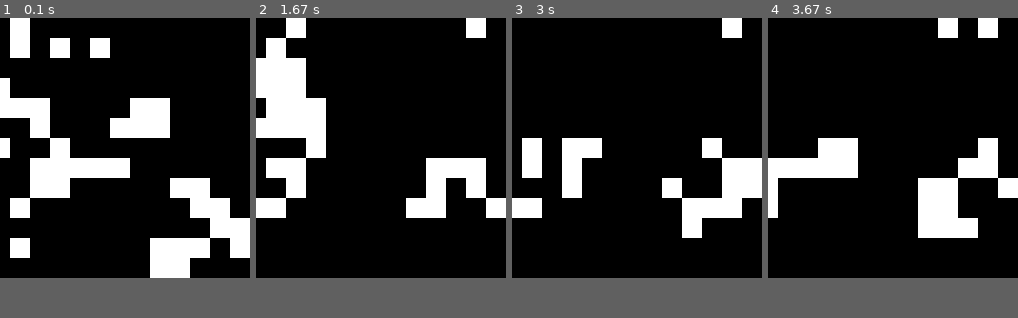
Above: before the commit, frames 1-4 (left to right).
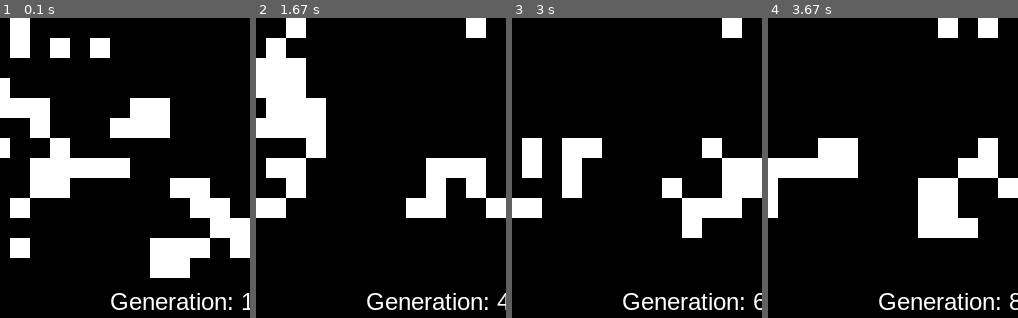
Above: after the commit, the same moments.

Repository: aaronw4/Game-of-Life
Game: pygame game, started from pyGame..py
Same seed, same stepped clock (60 frames per second), same inputs: the game is played once before the commit and once after it.
Inputs:
- Up to frame 1 (0.1 s): no input
- Up to frame 2 (1.67 s): no input
- Up to frame 3 (3 s): no input
- Up to frame 4 (3.67 s): no input
The pictures show only the part of the screen within x 50-100%, y 40-90%; the shares and areas given below are measured in that part.
In our replay, the window is 500x500 before the commit and 500x600 after it. These sizes can differ from the game's own. Grey fills any space a smaller window leaves; there, only what the larger window draws over its background counts as a difference.

The runs differ from the first frame. In frame 1, 1.2% of the frame differs, in the area x 44-100%, y 91-98%; in frame 2, 1.2%; in frame 3, 1.2%; in frame 4, 1.2%.

Commit message:
Added generation count

Diff:
--- a/pyGame..py
+++ b/pyGame..py
@@ -1,7 +1,7 @@
 import sys, pygame, random, time
 import pygame.draw
 
-size = width, height = 500, 500
+size = width, height = 500, 600
 #Cell is 20x20 giving a 25x25 grid
 dead_color = 0, 0, 0
 #black
@@ -10,7 +10,9 @@
 
 class Game:
     def __init__(self):
+        self.count = 0
         pygame.init()
+        pygame.display.set_caption("Conway's Game of Life")
         self.screen = pygame.display.set_mode(size)
         #opens window 500x500
         self.clear_screen()
@@ -31,11 +33,11 @@
                 row = [0] * 25
                 grid.append(row)
             return grid
-            #grid will be 25x25
+            #creates grid with 25 rows([]) each with 25 columns(0's)
 
         self.grids.append(create_grid())
         self.grids.append(create_grid())
-        #creates grids using create_grid fxn
+        #creates grids using create_grid fxn and appends them to grids[]
 
     def set_grid(self, value=None, grid=0):
         for columns in range(25):
@@ -49,7 +51,6 @@
                 self.grids[grid][columns][rows] = cells
 
     def draw(self):
-        color = dead_color
         for columns in range(25):
             for rows in range(25):
                 if self.grids[self.grid_active][columns][rows] == 1:
@@ -57,6 +58,11 @@
                 elif self.grids[self.grid_active][columns][rows] == 0:
                     color = dead_color
                 pygame.draw.rect(self.screen, color, (columns * 20, rows * 20, 20, 20)) #(Col pos, Row pos, cell width, cell height)
+
+        font = pygame.font.SysFont('arial', 24)
+        text = font.render("Generation: {}".format(self.count), True, alive_color, dead_color)
+        self.screen.blit(text, (360, 510))
+
         pygame.display.flip()
         #Turns grid of numbers into colors alive_cole is white, dead_color is black
 
@@ -93,7 +99,7 @@
 
     def update(self):
         self.set_grid(0, (self.grid_active + 1) % 2)
-        #clears old grid
+        #clears old grid, this treats off screen cells as dead
         for columns in range(25):
             for rows in range(25):
                 next_grid = self.check_neighboors(columns, rows)
@@ -110,6 +116,7 @@
         while True:
             self.events()
             self.update()
+            self.count += 1
             self.draw()
             time.sleep(0.5)
         #Updates grid, displays grid, then waits 0.5 seconds and repeats
